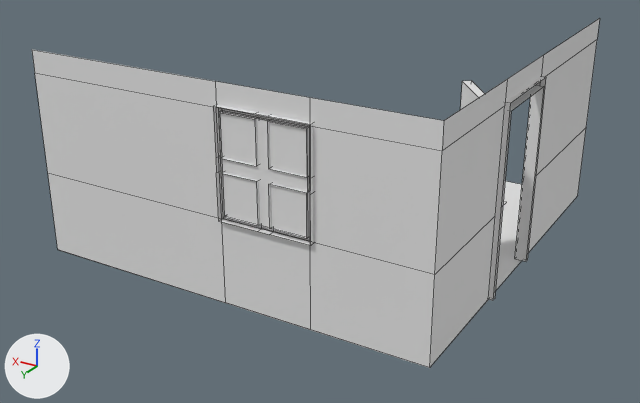
Two versions of the FBX model Assets/Challenges/Room/Models/scene.fbx, one commit apart.
Rendered twice from a 50 mm camera at (-4.26, 7.41, 3.89) aimed at (-0.06, 0.41, 0.38). Lighting does not change. The marker at lower left points along +X, +Y and +Z. Mesh edges are drawn as thin lines.

Objects in the first picture: 'Door.Frame', 'Room', 'Room.001', 'Window', 'Window.Glass'.
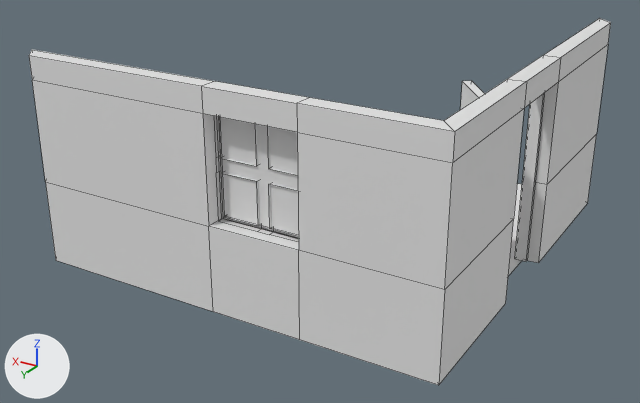
Commit message: update scene walls

The change, as a diff of the scene's bpy script:
```diff
--- a/Assets/Challenges/Room/Models/scene.fbx.py
+++ b/Assets/Challenges/Room/Models/scene.fbx.py
@@ me_room @@
 # used by ob_room; location = (0.0, 0.0, 0.0)
-me_room.from_pydata(...)  # 28 vertices, 15 faces; spans x -2.0..2.0, y -2.0..2.0, z 0.0..2.0
+me_room.from_pydata(...)  # 56 vertices, 56 faces; spans x -2.16..2.0, y -2.0..2.18, z 0.0..2.0
+# me_room part 1
+# 14 vertices are added at x -2.16, y -1.84..2.18, z 0.0..2.0
+# 8 new vertices lie (0.0, 0.18, 0.0) away from vertices in x -0.92..-0.05, y 2.0, z 0.0..2.0
+# 6 new vertices lie (-0.16, 0.18, 0.0) away from vertices in x -2.0..2.0, y 2.0, z 0.0..2.0
+# 41 new faces join them
 me_room.materials.append(mat_uvtexture)
```

Where the change shows, as pixel boxes (x1, y1, x2, y2) in the pictures (640 x 403 px):
'Room', reshaped
    before: (32, 18, 600, 368)
    after: (29, 18, 611, 385)
part 1 of me_room, added
    after: (29, 18, 611, 385)
'Window', unchanged, covered by the edit
    before: (213, 105, 313, 246)
    after: (217, 116, 298, 239)
'Room.001', unchanged, covered by the edit
    before: (496, 181, 522, 290)
    after: (508, 184, 522, 276)
